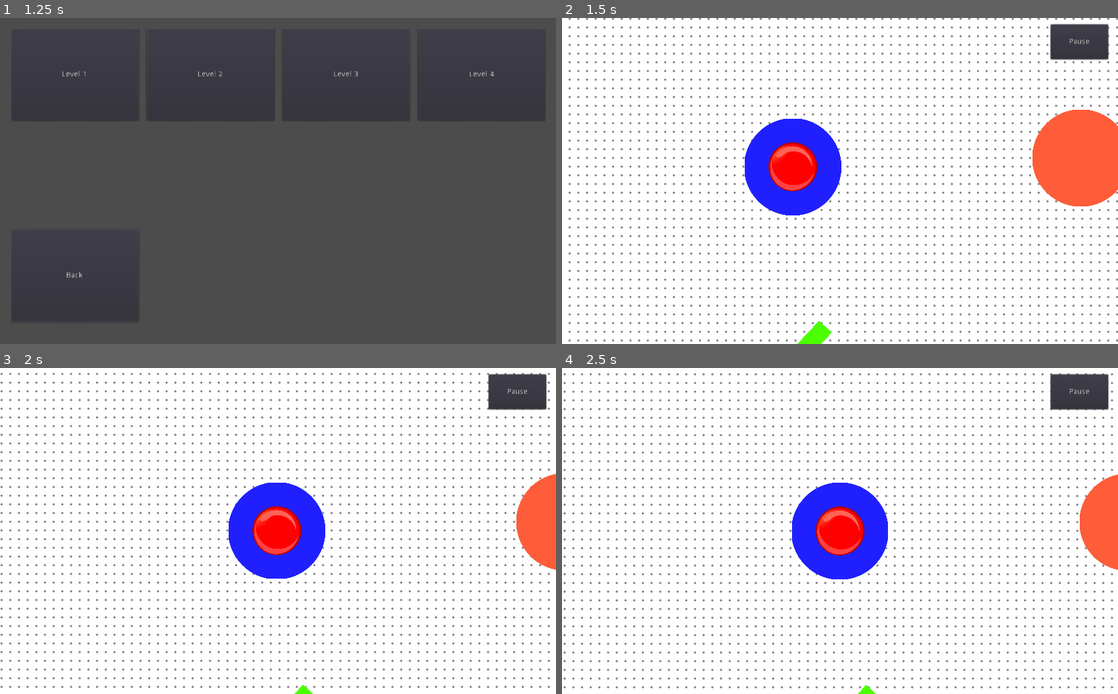
Above: before the commit, frames 1-4 (two rows, left to right).
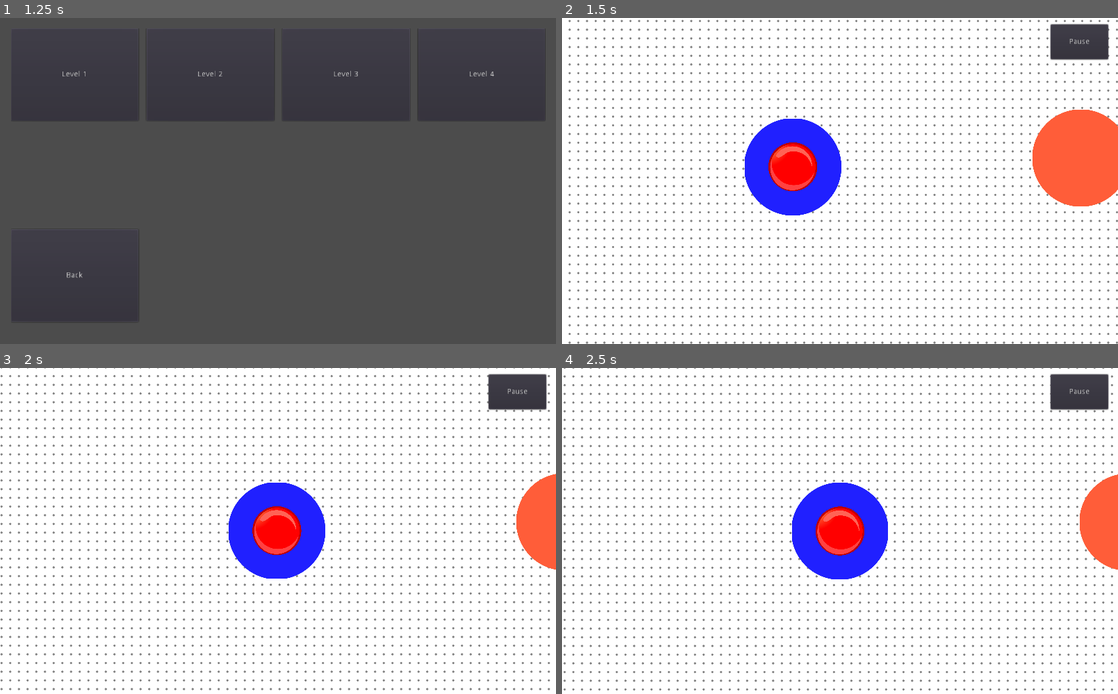
Above: after the commit, the same moments.

Repository: BaseCrusher/sdent_project
Game: Godot game, scene res://UI/MainMenu/MainMenu.tscn
The game is run twice, just before and just after one commit, with the same random seed, the same clock (stepped at 60 frames per second) and the same inputs.
Inputs (mouse positions are in pixels of both pictures, inside the frame that each line leads up to):
- Up to frame 1 (1.25 s): click "Start game" at 0.5 s
- Up to frame 2 (1.5 s): click "Level 1" at 1.25 s
- Up to frame 3 (2 s): no input
- Up to frame 4 (2.5 s): move the mouse to (840, 531) at 2.02 s; click (840, 531) at 2.17 s

Frame 1 is identical in both runs. In frame 2, 11% of the frame differs, in the area x 1-100%, y 0-100%; in frame 3, 12%, in the area x 0-99%, y 0-100%; in frame 4, 11%.

Commit message:
improved bouncing size

Diff:
--- a/GameObjects/BouncingPlate/BouncingPlate.tscn
+++ b/GameObjects/BouncingPlate/BouncingPlate.tscn
@@ -7,7 +7,7 @@
 extents = Vector2( 16, 16.125 )
 
 [node name="BouncingPlate" type="Node2D"]
-scale = Vector2( 3.28, 1 )
+scale = Vector2( 4, 1 )
 script = ExtResource( 2 )
 
 [node name="bouncing_plate" type="Sprite" parent="."]
--- a/Levels/Level1.tscn
+++ b/Levels/Level1.tscn
@@ -1,8 +1,7 @@
-[gd_scene load_steps=4 format=2]
+[gd_scene load_steps=3 format=2]
 
 [ext_resource path="res://Levels/AbstractLevel.tscn" type="PackedScene" id=1]
 [ext_resource path="res://GameObjects/JumpPlates/JumpPlate.tscn" type="PackedScene" id=2]
-[ext_resource path="res://GameObjects/BouncingPlate/BouncingPlate.tscn" type="PackedScene" id=3]
 
 [node name="Level1" type="Node"]
 
@@ -17,7 +16,3 @@
 [node name="JumpPlate2" parent="." instance=ExtResource( 2 )]
 position = Vector2( -328.218, -58.0236 )
 is_start_plate = true
-
-[node name="BouncingPlate" parent="." instance=ExtResource( 3 )]
-position = Vector2( -304.056, 274.357 )
-rotation = 2.32421
